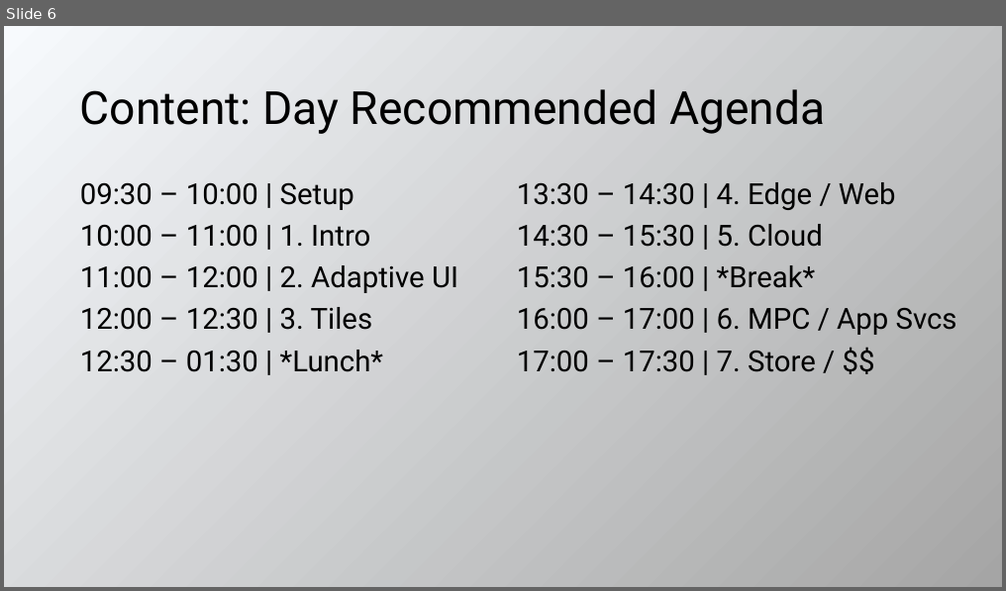
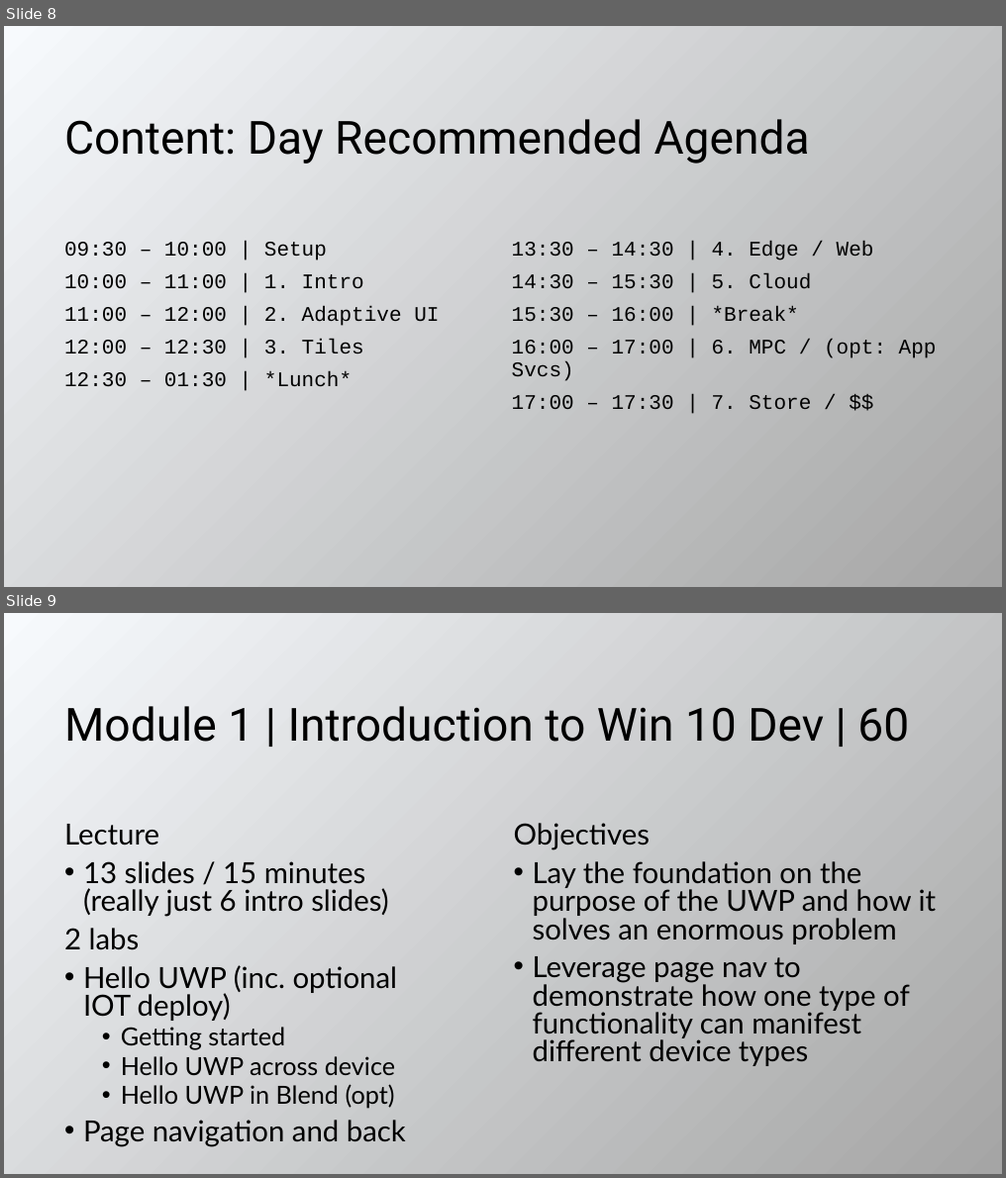
Before and after one commit to evangelism/WinDevWorkshop, a slide deck: 10.08.15.Train the Trainer.pptx. Shown one above the other, each under a label of ours: slide 6 before the commit, slides 8 and 9 after it. The pictures are 1006x591 and 1006x1178 pixels, drawn with LibreOffice and Linux fonts; fonts in the diff are those of the drawing. Boxes give left, top, right and bottom in pixels: in the first picture for what was removed or moved away, otherwise in the second. Text is boxed around its words. In the diff, an @@ line names an element or a change of style, - is before the commit and + after.

```diff
--- a/10.08.15.Train the Trainer.pptx
+++ b/10.08.15.Train the Trainer.pptx
@@ slide 9 added at box(4, 613, 1002, 1174), background gradient #F7FAFD to #A5A5A5 @@
@@ title added at box(64, 706, 909, 742), 44 pt, text #000000 @@
+Module 1 | Introduction to Win 10 Dev | 60
@@ text added at box(64, 824, 406, 1148), 28 pt, text #000000 @@
+Lecture
+• 13 slides / 15 minutes (really just 6 intro slides)
+2 labs
+• Hello UWP (inc. optional IOT deploy)
+  • Getting started
+  • Hello UWP across device
+  • Hello UWP in Blend (opt)
+• Page navigation and back
@@ text added at box(514, 823, 937, 1066), 28 pt, text #000000 @@
+Objectives
+• Lay the foundation on the purpose of the UWP and how it solves an enormous problem
+• Leverage page nav to demonstrate how one type of functionality can manifest different device types
@@ what was slide 6 is now slide 8 @@
@@ slide 8 changed as well @@
@@ title "Content: Day Recommended Agenda": place and size @@
-title "Content: Day Recommended Agenda" at box(80, 89, 825, 134)
+title "Content: Day Recommended Agenda" at box(64, 119, 810, 164)
@@ text "09:30 – 10:00 | Setup": place and size @@
-text "09:30 – 10:00 | Setup" at box(80, 182, 458, 372)
+text "09:30 – 10:00 | Setup" at box(64, 242, 439, 387)
@@ text "09:30 – 10:00 | Setup" at box(64, 242, 439, 387): size 28 to 20 pt, font Roboto to Courier New @@
@@ text "13:30 – 14:30 | 4. ...": place and size @@
-text "13:30 – 14:30 | 4. ..." at box(517, 182, 957, 372)
+text "13:30 – 14:30 | 4. ..." at box(512, 241, 937, 409)
@@ text at box(512, 241, 874, 409): size 28 to 20 pt, font Roboto to Courier New in "13:30 – 14:30 | 4. Edge / ...", "14:30 – 15:30 | 5. Cloud", "15:30 – 16:00 | *Break*", "17:00 – 17:30 | 7. Store / ..." @@
@@ text at box(512, 339, 937, 381): text changed; size 28 to 20 pt; font Roboto to Courier New @@
-16:00 – 17:00 | 6. MPC / App Svcs
+16:00 – 17:00 | 6. MPC / (opt: App Svcs)
```
Also in this commit, not shown: 5 other slides changed, 10 other slides added, 8 slides removed, 1 other file.
